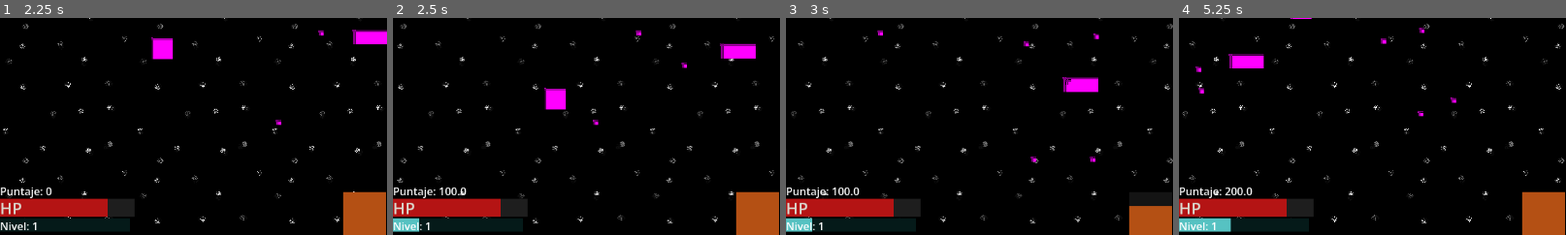
Above: before the commit, frames 1-4 (left to right).
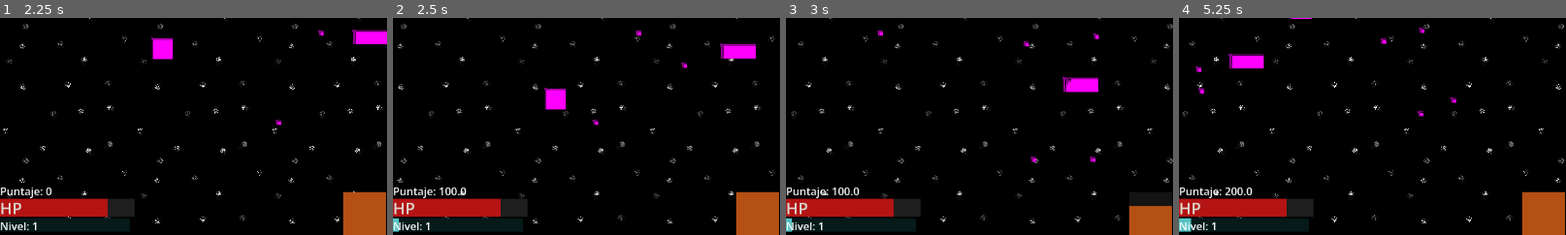
Above: after the commit, the same moments.

Repository: wfeboSKL/tales-for-the-asleep
Game: Godot game, scene res://scenes/Menu/Mewou.tscn
Same seed, same stepped clock (60 frames per second), same inputs: the game is played once before the commit and once after it.
Inputs:
- Up to frame 1 (2.25 s): click "Capítulo I" at 0.5 s; tap Enter at 1.25 s; hold D (move_right) 1.28-2.03 s; hold K (shoot) 1.28-2.03 s; tap Space at 1.52 s; hold S (move_down) from 2.03 s (still down); tap Shift (focus) at 2.1 s
- Up to frame 2 (2.5 s): keep holding S (move_down); tap Space at 2.27 s; tap K (shoot) at 2.3 s
- Up to frame 3 (3 s): release S (move_down) at 2.78 s; hold D (move_right) from 2.78 s (still down); hold K (shoot) from 2.78 s (still down); tap J (melee) at 2.85 s
- Up to frame 4 (5.25 s): release D (move_right) at 3.53 s; release K (shoot) at 3.53 s; hold W (move_up) 3.53-4.28 s; tap K (shoot) at 3.6, 5.1 s; tap Space at 3.77, 4.52 s; hold K (shoot) 4.28-5.03 s; hold A (move_left) from 4.28 s (still down); tap Enter at 4.35 s
The pictures show only the part of the screen within x 0-50%, y 50-100%; the shares and areas given below are measured in that part.

Frame 1 is identical in both runs. In frame 2, 0.3% of the frame differs, in the area x 1-7%, y 91-99%; in frame 3, 0.3%; in frame 4, 0.7%, in the area x 3-14%, y 91-99%.

Commit message:
Ajustar XP base a 210 con escalado lineal | Trabajado en PC_FEBO

Diff:
--- a/game_data.gd
+++ b/game_data.gd
@@ -11,7 +11,7 @@
 # -- VARIABLES DE XP Y NIVEL --
 var player_xp = 0
 var player_level = 1
-var xp_to_next_level = 50
+var xp_to_next_level = 210
 
 #Velocidad de disparo del jugador
 var shoot_speed = 0.1
@@ -20,11 +20,11 @@
 func level_up():
 	player_level += 1
 	player_xp = 0
-	xp_to_next_level = 50 * player_level
+	xp_to_next_level = 210*(25 * player_level)
 	# Se avisa que el XP cambió tras subir de nivel
 	xp_changed.emit(player_xp, xp_to_next_level)
 	# Mejorar velocidad de disparo con cada nivel, mínimo 0.05
-	shoot_speed = clamp(shoot_speed - 0.005, 0.05, 0.1)
+	shoot_speed = clamp(shoot_speed - 0.005, 0.08, 0.1)
 	print("Shoot rate: ",shoot_speed)
 
 # -- SEÑAL DE XP --
@@ -49,5 +49,5 @@
 	current_wave = 1
 	player_xp = 0
 	player_level = 1
-	xp_to_next_level = 50
+	xp_to_next_level = 210
 	shoot_speed = 0.1
